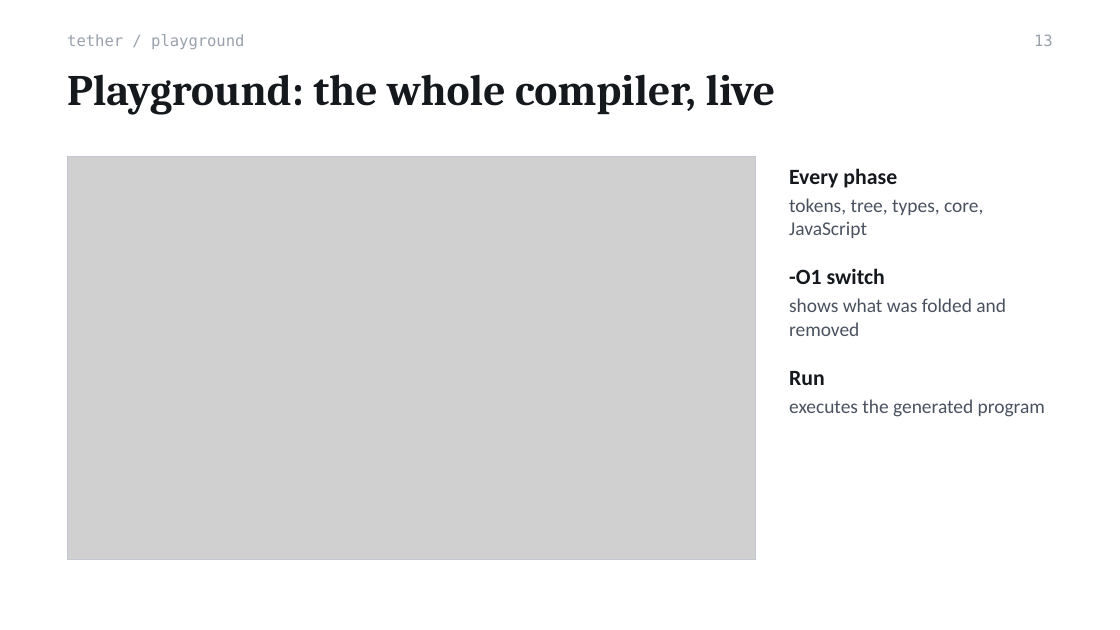
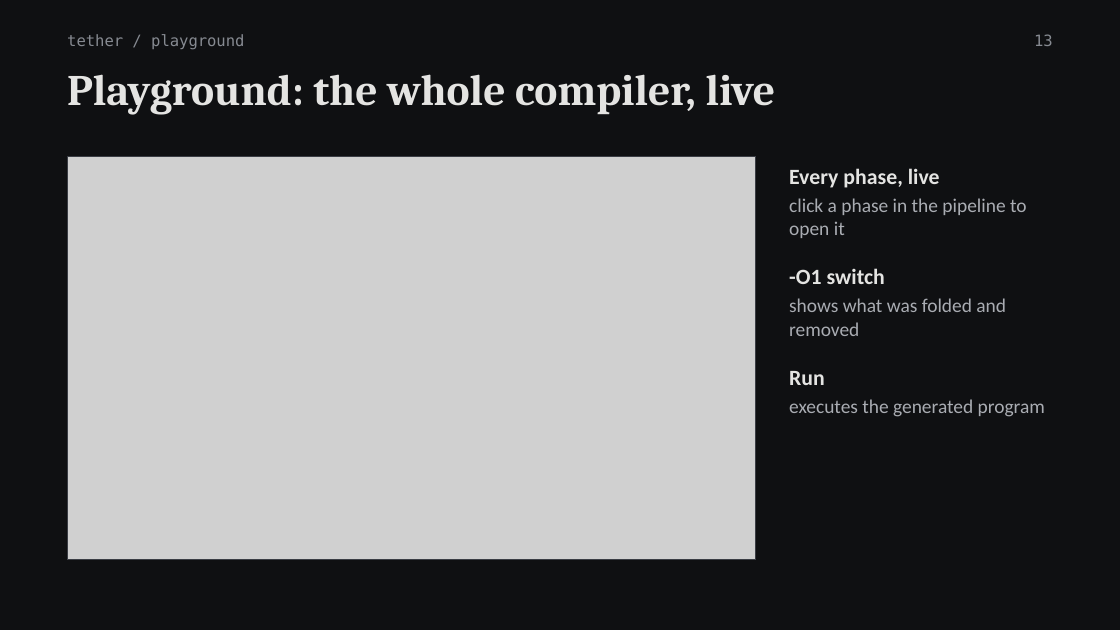
Before and after one commit to Antra1705/tether, a slide deck: slide 13 of docs/Tether-Review3-Presentation.pptx. Drawn at 1120x630 pixels with LibreOffice and Linux fonts; fonts in the diff are those of the drawing; grey boxes stand for pictures. Boxes give left, top, right and bottom in pixels: in the first picture for what was removed or moved away, otherwise in the second. Text is boxed around its words. In the diff, an @@ line names an element or a change of style, - is before the commit and + after.

```diff
--- a/docs/Tether-Review3-Presentation.pptx
+++ b/docs/Tether-Review3-Presentation.pptx
@@ background #FFFFFF to #0F1012 @@
@@ text "tether / playground" at (67,34,244,49): text colour #9AA1AC to #868A91 @@
@@ page number at (1034,34,1053,46): text colour #9AA1AC to #868A91 @@
@@ rectangle at (67,157,756,560): outline #C3C8D0 0.75 pt to #3A3D44 0.75 pt @@
@@ text at (789,168,940,188): text changed; text colour #15181D to #E4E4E2 @@
-Every phase
+Every phase, live
@@ text at (789,198,1027,238): text changed; text colour #4A5260 to #A9ACB2 @@
-tokens, tree, types, core, JavaScript
+click a phase in the pipeline to open it
@@ text "shows what was folded and ..." at (789,298,1006,336): text colour #4A5260 to #A9ACB2 @@
@@ text colour #15181D to #E4E4E2 in 3 elements at (67,74,776,115), (789,268,885,284), (789,371,825,385) @@
@@ text "executes the generated program" at (789,399,1045,417): text colour #4A5260 to #A9ACB2 @@
```
Also in this commit, not shown: 17 other slides changed, 3 other files.
